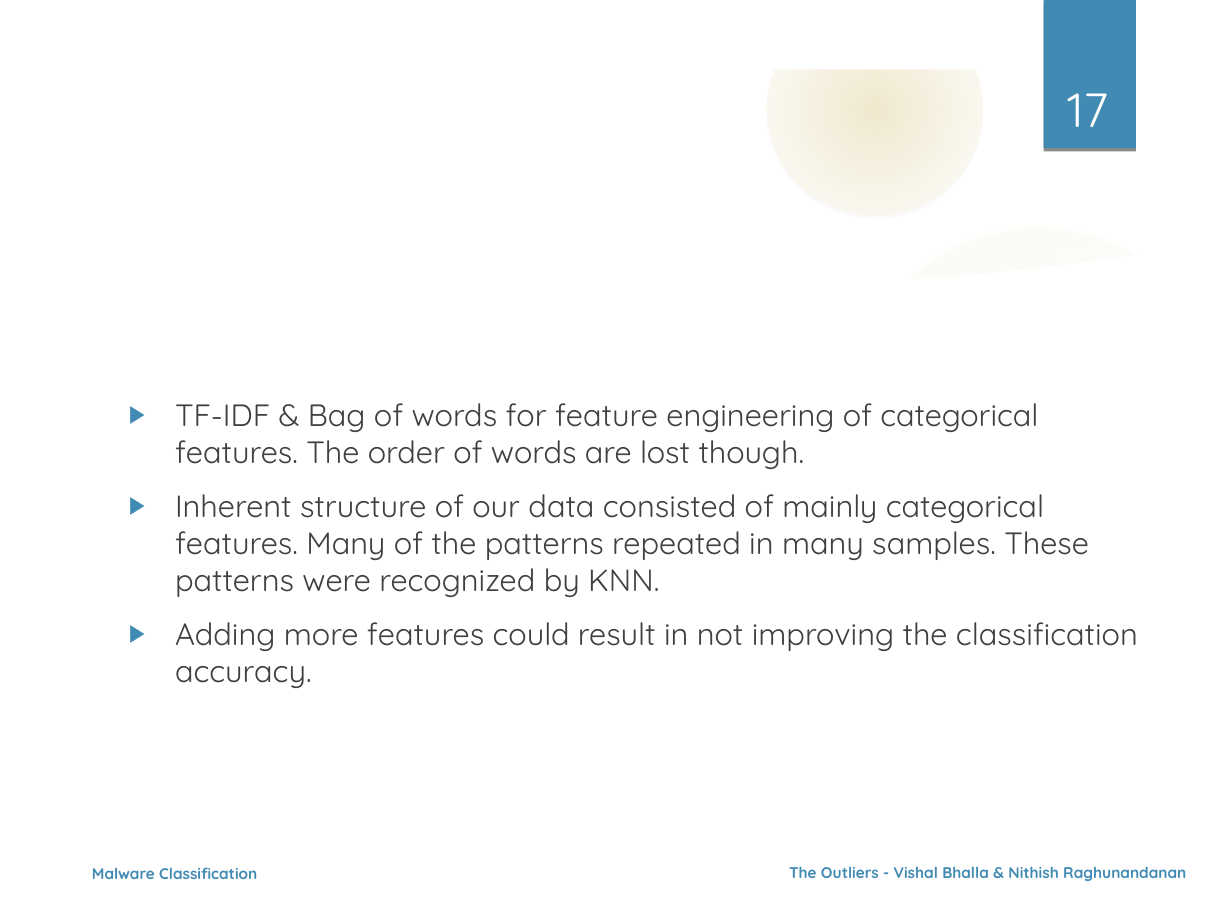
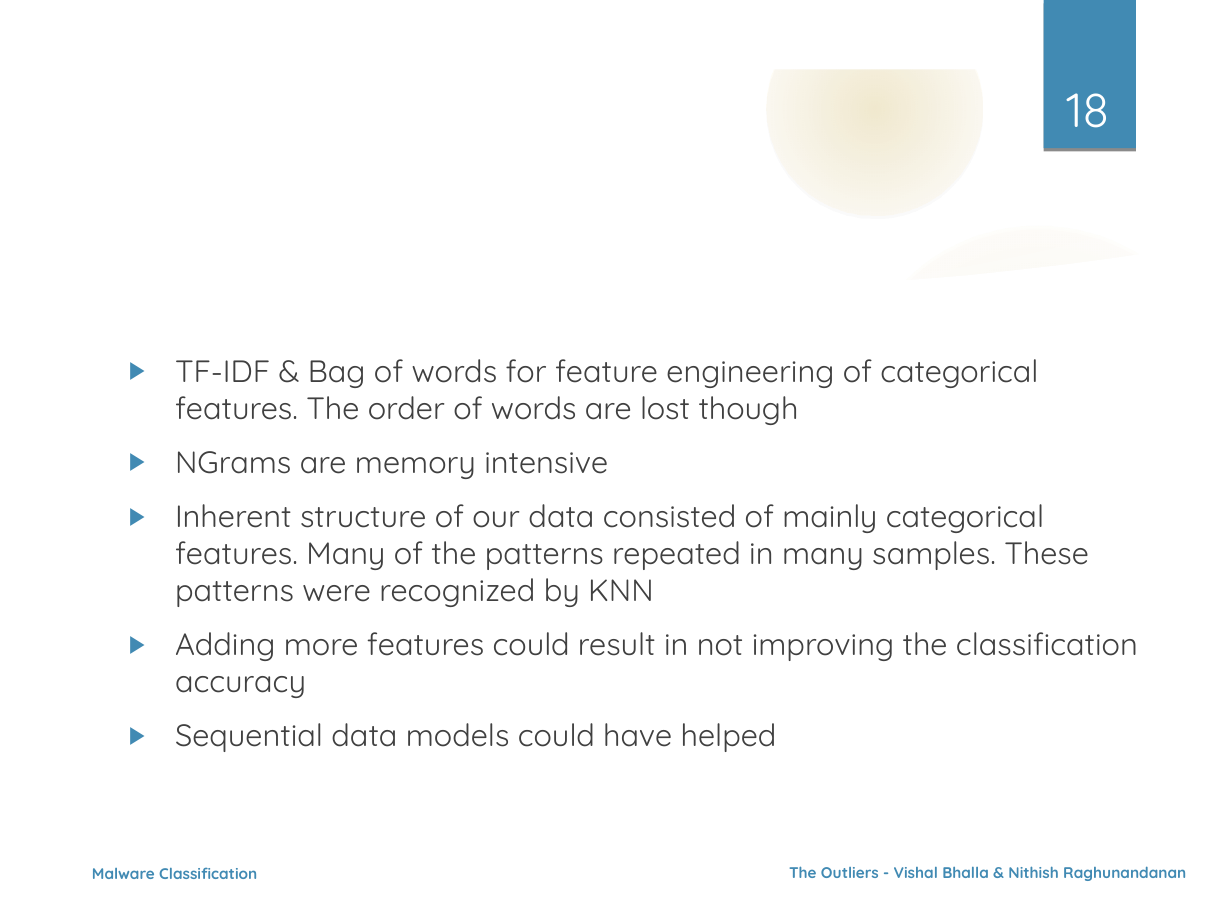
Before and after one commit to nehgu/Anomaly-Detection, a slide deck: slide 18 of Challenges/Malware_Classification_On_Behavioral_Data_Challenge_5/Ppt_Malware_Classification_Challenge_5.odp (slide 17 before the commit). Drawn at 1232x924 pixels with LibreOffice and Linux fonts; fonts in the diff are those of the drawing; background and template pictures are left out. Boxes give left, top, right and bottom in pixels: in the first picture for what was removed or moved away, otherwise in the second. Text is boxed around its words. In the diff, an @@ line names an element or a change of style, - is before the commit and + after.

```diff
--- a/Challenges/Malware_Classification_On_Behavioral_Data_Challenge_5/Ppt_Malware_Classification_Challenge_5.odp
+++ b/Challenges/Malware_Classification_On_Behavioral_Data_Challenge_5/Ppt_Malware_Classification_Challenge_5.odp
@@ page number at (1066,93,1109,128): text changed @@
-17
+18
@@ text at (175,359,1138,752): text changed @@
-▶ TF-IDF & Bag of words for feature engineering of categorical features. The order of words are lost though.
-▶ Inherent structure of our data consisted of mainly categorical features. Many of the patterns repeated in many samples. These patterns were recognized by KNN.
-▶ Adding more features could result in not improving the classification accuracy.
+▶ TF-IDF & Bag of words for feature engineering of categorical features. The order of words are lost though
+▶ NGrams are memory intensive
+▶ Inherent structure of our data consisted of mainly categorical features. Many of the patterns repeated in many samples. These patterns were recognized by KNN
+▶ Adding more features could result in not improving the classification accuracy
+▶ Sequential data models could have helped
```
Also in this commit, not shown: 11 other slides changed, 2 slides added, 2 other files.
